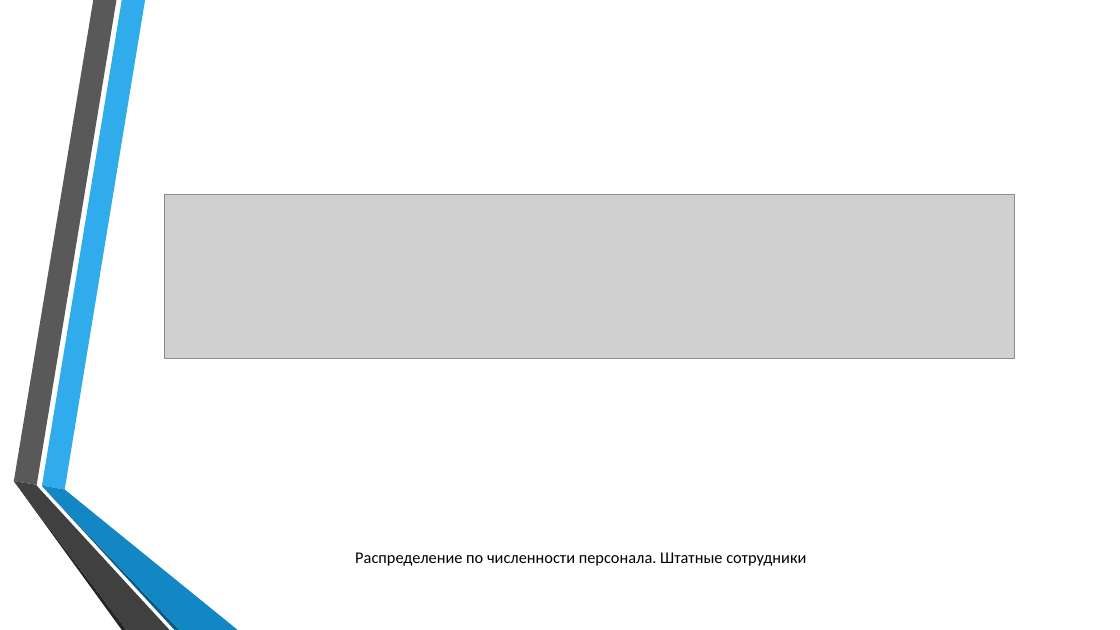
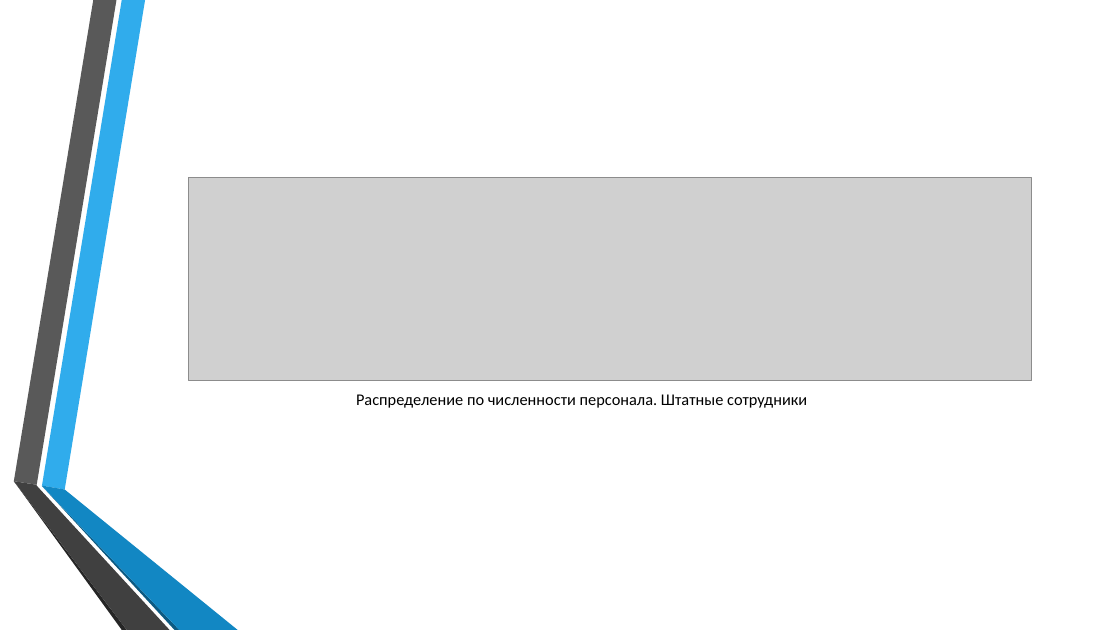
Before and after one commit to Kromnikov/diploma, a slide deck: slide 9 of Диплом/Диплом-Презентация.pptx. Drawn at 1120x630 pixels with LibreOffice and Linux fonts; fonts in the diff are those of the drawing; grey boxes stand for pictures. Boxes give left, top, right and bottom in pixels: in the first picture for what was removed or moved away, otherwise in the second. Text is boxed around its words. In the diff, an @@ line names an element or a change of style, - is before the commit and + after.

```diff
--- a/Диплом/Диплом-Презентация.pptx
+++ b/Диплом/Диплом-Презентация.pptx
@@ picture: place and size @@
-picture at [165, 195, 1014, 359]
+picture at [188, 177, 1031, 381]
@@ text "Распределение по численности персонала. Штатные ...": place and size @@
-text "Распределение по численности персонала. Штатные ..." at [355, 552, 806, 566]
+text "Распределение по численности персонала. Штатные ..." at [356, 394, 807, 408]
```
Also in this commit, not shown: 4 other slides changed, 1 slide added, 1 slide removed, 6 other files.
